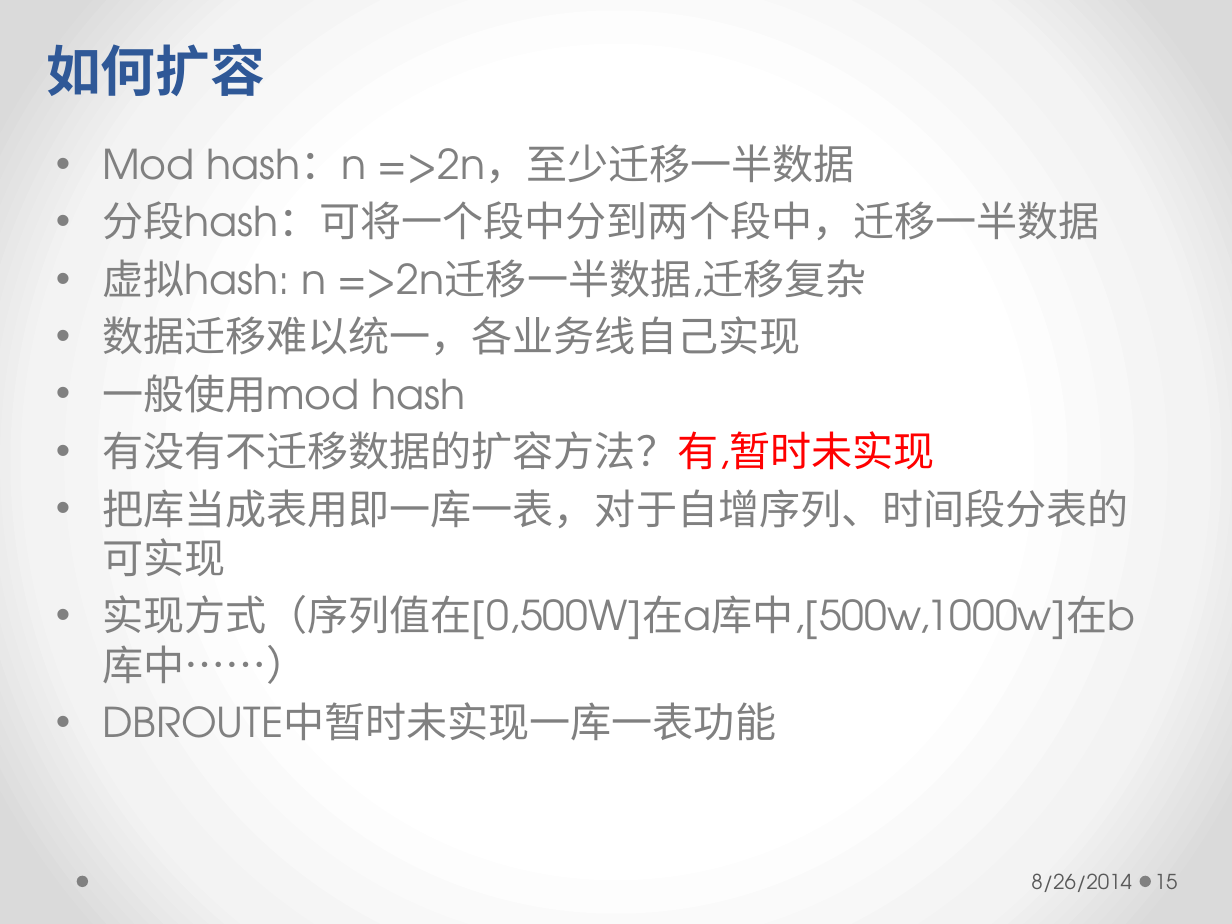
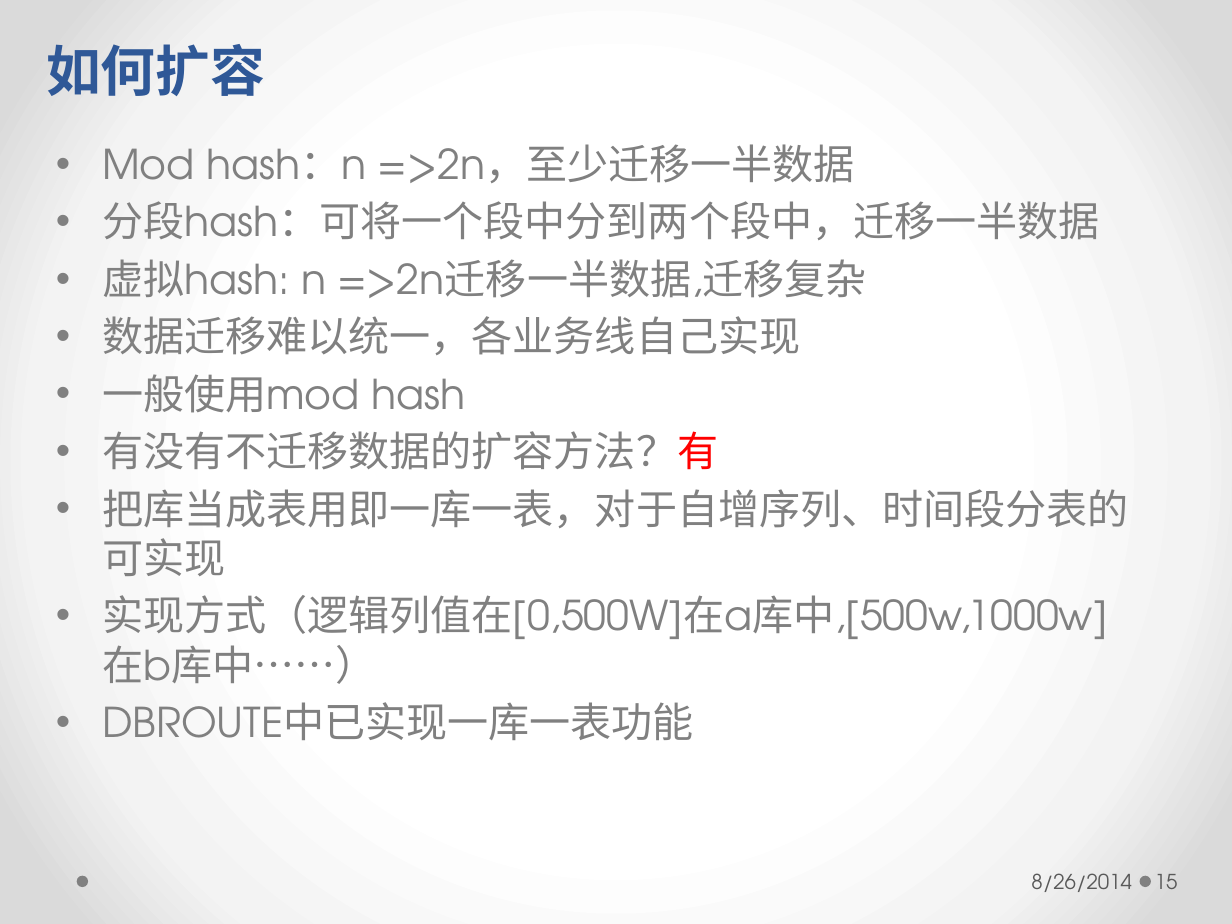
Before and after one commit to longhaisheng/dbroute, a slide deck: slide 15 of dbroute.pptx. Drawn at 1232x924 pixels with LibreOffice and Linux fonts; fonts in the diff are those of the drawing. Boxes give left, top, right and bottom in pixels: in the first picture for what was removed or moved away, otherwise in the second. Text is boxed around its words. In the diff, an @@ line names an element or a change of style, - is before the commit and + after.

```diff
--- a/dbroute.pptx
+++ b/dbroute.pptx
@@ text at box(102, 431, 718, 470): text changed @@
-• 有没有不迁移数据的扩容方法？有,暂时未实现
+• 有没有不迁移数据的扩容方法？有
@@ text at box(102, 595, 1107, 740): text changed @@
-• 实现方式（序列值在[0,500W]在a库中,[500w,1000w]在b库中……）
-• DBROUTE中暂时未实现一库一表功能
+• 实现方式（逻辑列值在[0,500W]在a库中,[500w,1000w]在b库中……）
+• DBROUTE中已实现一库一表功能
```
Also in this commit, not shown: 6 other slides changed, 4 slides added.
